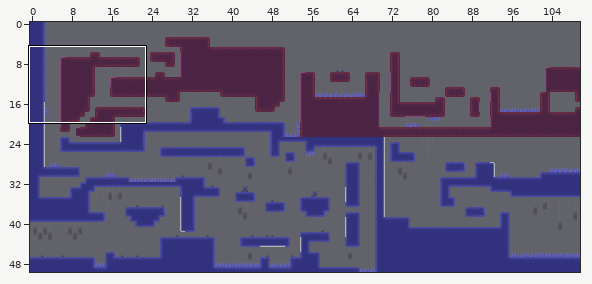
Two versions of a level (Tiled map, LevelDesign/MapMarioLike.tmx). Above, an overview of the earlier version with the close-up marked.
Close-up. Before the commit:
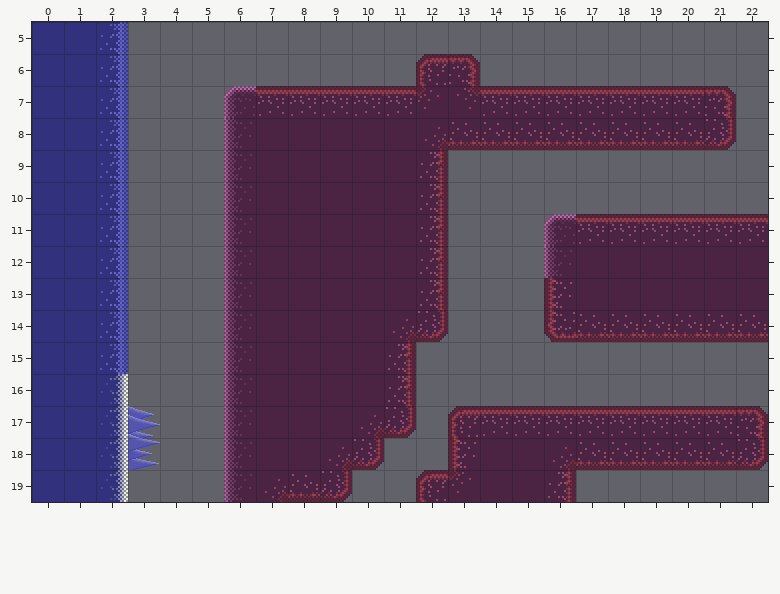
Cells are 32x32 px. Shown: x 0..22, y 5..19. The commit also changed other parts of the map, which this record leaves out.
New version:
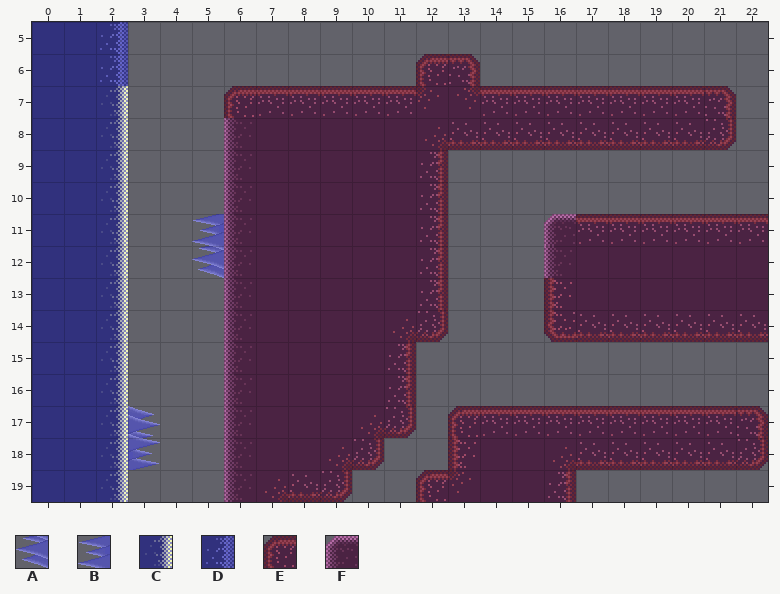
Key: from "Tileset": A 141 turned 270, B 142 turned 270, C 382 flipped left-right, D 391, E 581, F 630 flipped up-down.
_ is an empty cell.
Difference:
Layer "calque_ronce":
y 11: x 5 _ -> B
y 12: x 5 _ -> A
Layer "calque_plateforme":
y 7: x 2 D -> C; x 6 _ -> E
y 8..15: x 2 D -> C
Layer "calque_fondu":
y 7: x 6 F -> _
